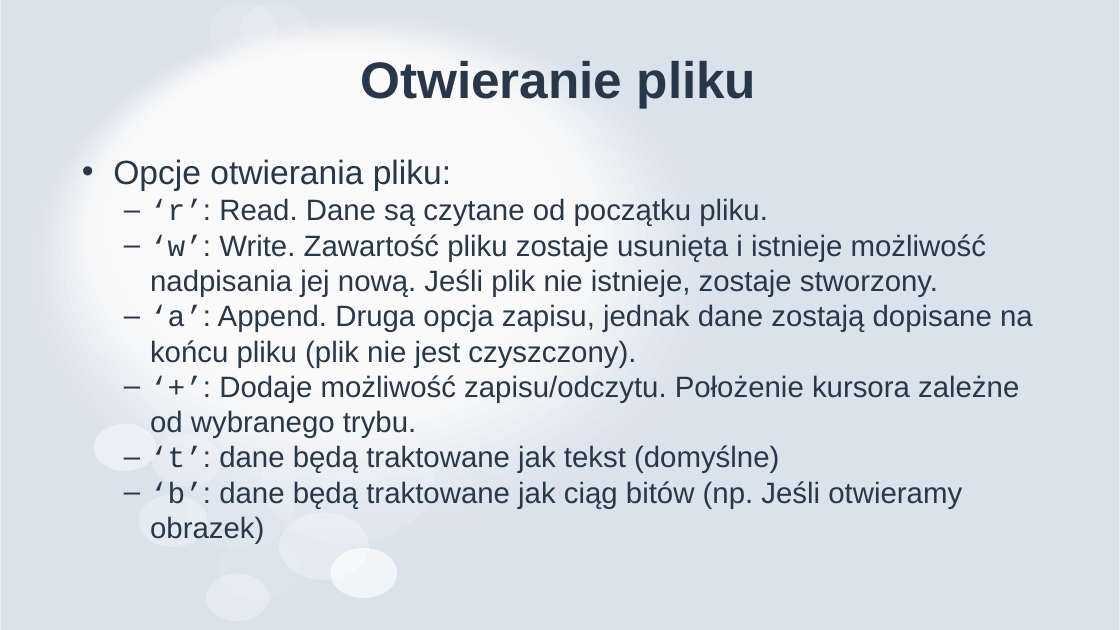
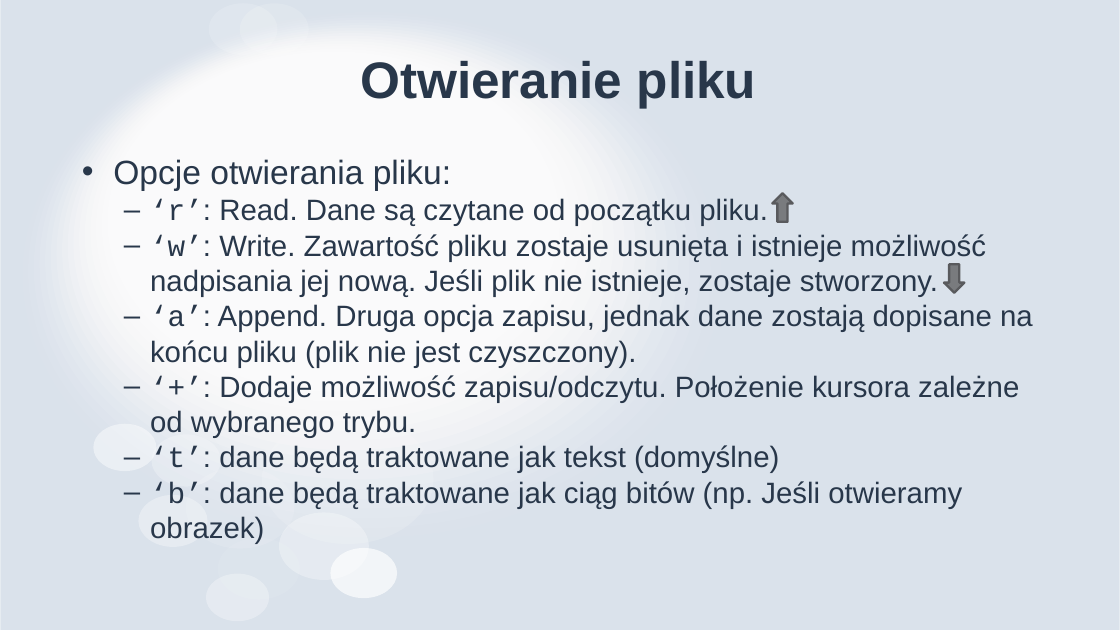
Before and after one commit to MikoStoro/ETI_Academy_python, a slide deck: slide 7 of EverydayPython/EverydayPython.pptx. Drawn at 1120x630 pixels with LibreOffice and Linux fonts; fonts in the diff are those of the drawing. Boxes give left, top, right and bottom in pixels: in the first picture for what was removed or moved away, otherwise in the second. Text is boxed around its words. In the diff, an @@ line names an element or a change of style, - is before the commit and + after.

```diff
--- a/EverydayPython/EverydayPython.pptx
+++ b/EverydayPython/EverydayPython.pptx
@@ up arrow added at [772,193,792,222], fill #797B7E, outline #5A5B5D 2 pt @@
@@ up arrow added at [944,265,965,293], fill #797B7E, outline #5A5B5D 2 pt @@
```
Also in this commit, not shown: 2 other slides changed, 2 slides added, 3 other files.
